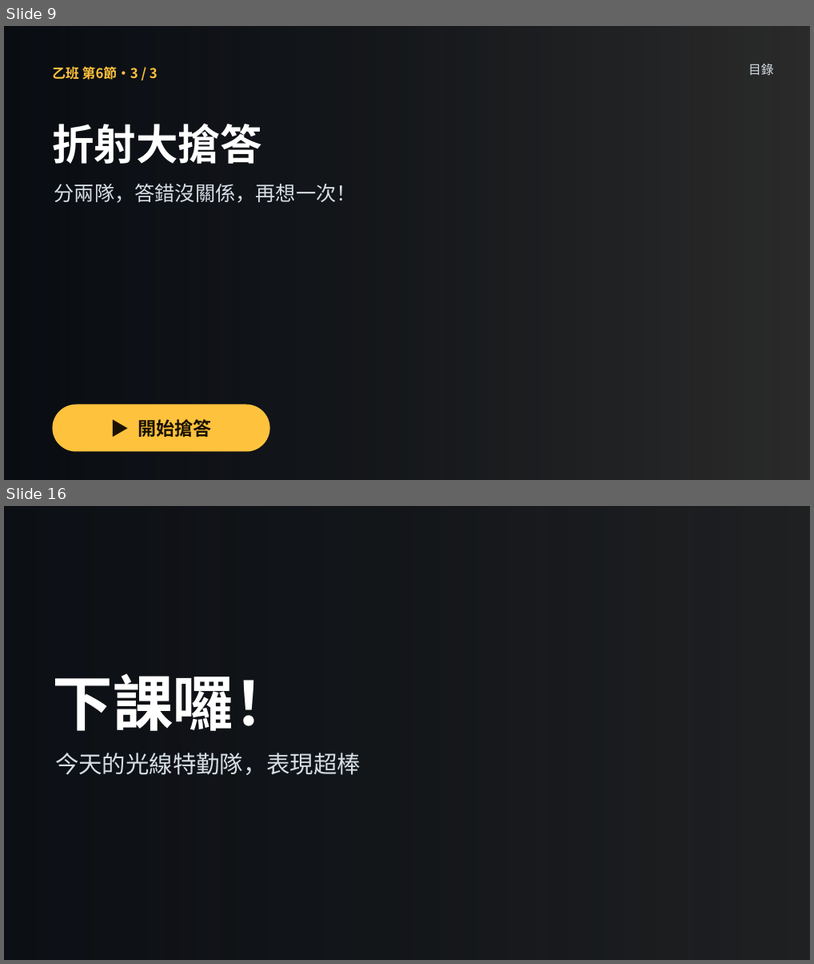
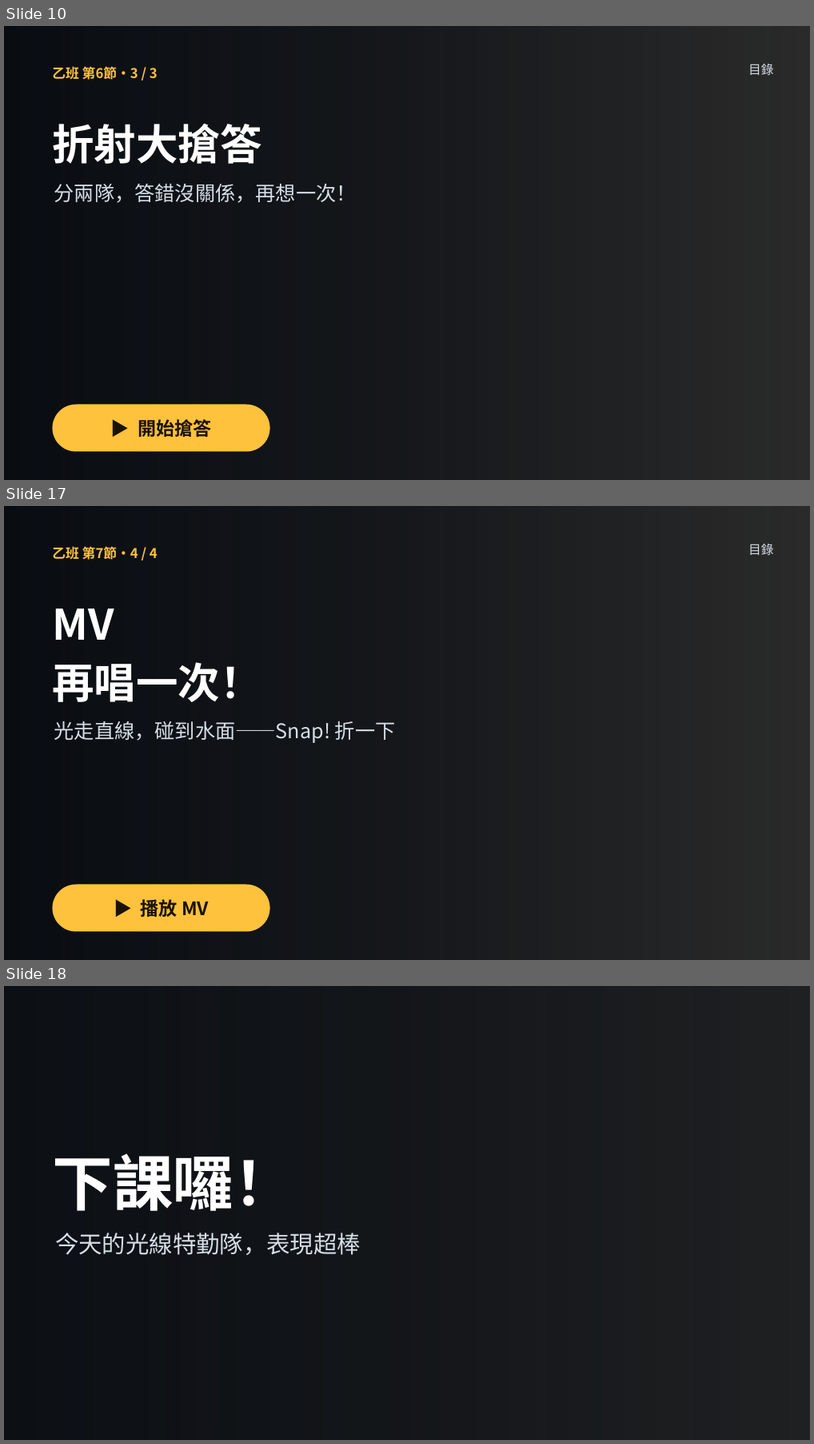
Before and after one commit to classtools1020/sports-results, a slide deck: f8f9fc3bd1/slides.pptx. Shown one above the other, each under a label of ours: slides 9 and 16 before the commit, slides 10, 17 and 18 after it; the slides between them are not shown. The pictures are 814x964 and 814x1444 pixels, drawn with LibreOffice and Linux fonts; fonts in the diff are those of the drawing; background and template pictures are left out; a plain dark background stands for a picture behind light text. Boxes give left, top, right and bottom in pixels: in the first picture for what was removed or moved away, otherwise in the second. Text is boxed around its words. In the diff, an @@ line names an element or a change of style, - is before the commit and + after.

```diff
--- a/f8f9fc3bd1/slides.pptx
+++ b/f8f9fc3bd1/slides.pptx
@@ slide 17 added at <box>4,506,810,960</box>, background picture (left out) @@
@@ rectangle added at <box>4,506,810,960</box>, fill gradient #05090F @@
@@ text added at <box>52,546,158,560</box>, 16 pt, text #FFC23D, bold @@
+乙班 第7節・4 / 4
@@ text added at <box>749,544,774,556</box>, 15 pt, text #D6DEE6 @@
+目錄
@@ text added at <box>52,608,262,702</box>, 50 pt, text #FFFFFF, bold @@
+MV
+再唱一次！
@@ text added at <box>54,721,396,743</box>, 24 pt, text #D6DEE6 @@
+光走直線，碰到水面——Snap! 折一下
@@ rounded rectangle added at <box>52,884,270,932</box>, fill #FFC23D, 22 pt, text #1A1200, bold @@
+▶ 播放 MV
@@ what was slide 9 is now slide 10 @@
@@ what was slide 16 is now slide 18 @@
```
Also in this commit, not shown: 12 slides changed, 1 other slide added, 6 other files.
